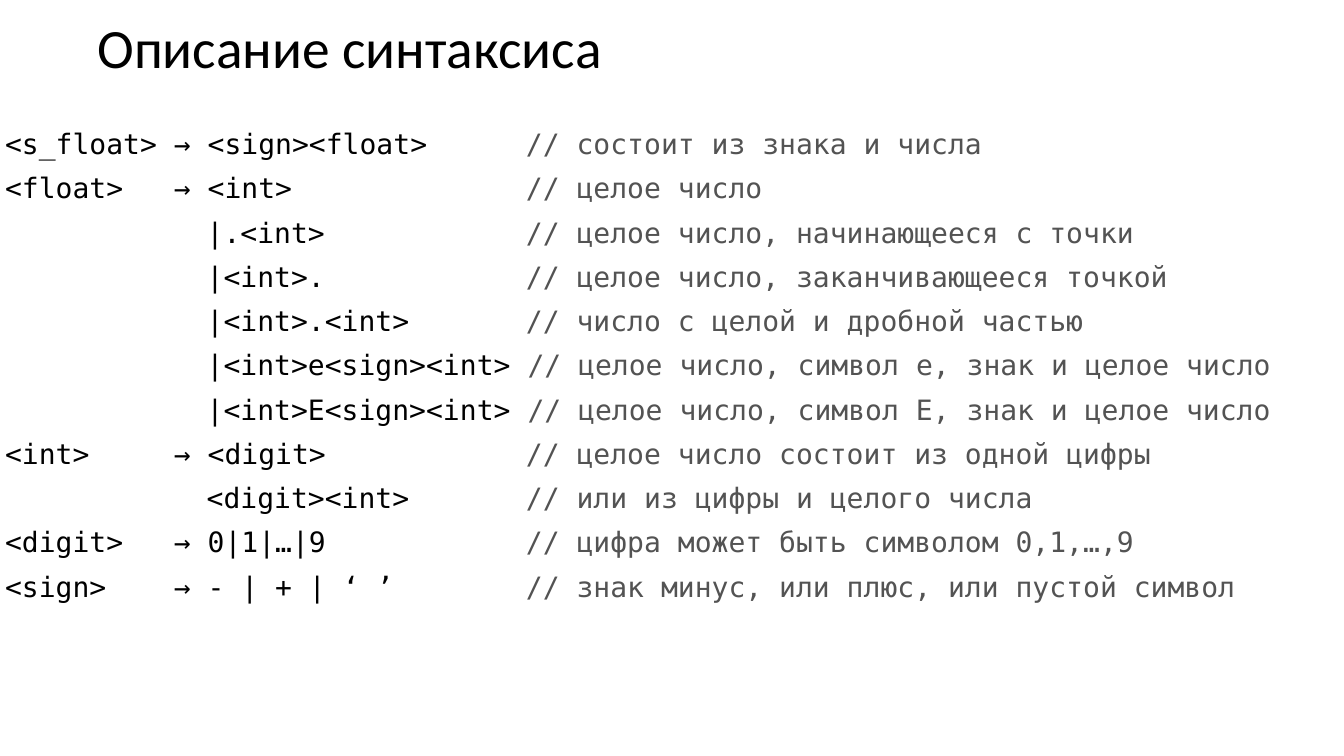
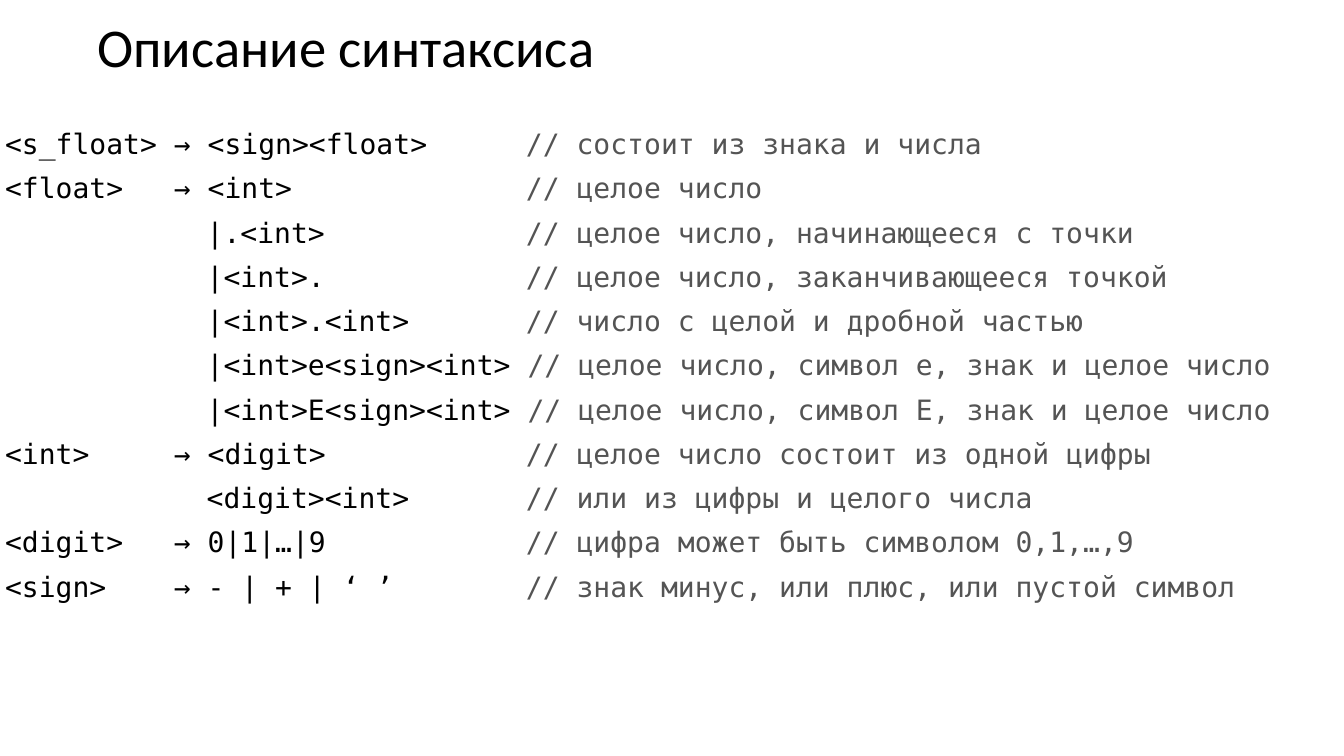
Before and after one commit to goddamnteam/korzun, a slide deck: slide 13 of task2.pptx. Drawn at 1344x756 pixels with LibreOffice and Linux fonts; fonts in the diff are those of the drawing. Boxes give left, top, right and bottom in pixels: in the first picture for what was removed or moved away, otherwise in the second. Text is boxed around its words. In the diff, an @@ line names an element or a change of style, - is before the commit and + after.

```diff
--- a/task2.pptx
+++ b/task2.pptx
@@ title "Описание синтаксиса" at <box>97,31,594,68</box>: size 39.6 to 39 pt @@
```
Also in this commit, not shown: 4 other slides changed.
